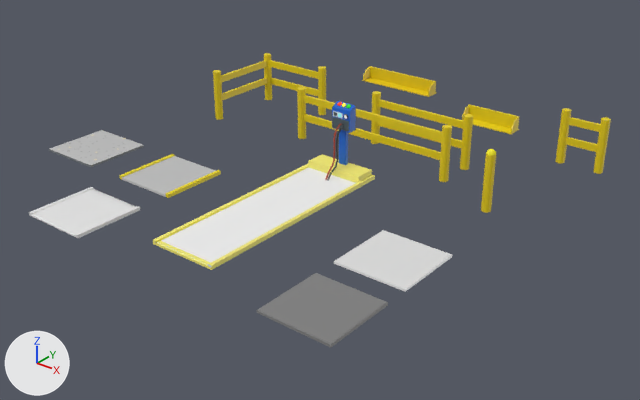
Two versions of the Blender file Assets/_Project/Models/BlenderFiles/PROPS/Barriers_Floors_Compilation.blend, one commit apart.
Before and after are seen from a 50 mm camera at (9.29, -10.12, 6.85) aimed at (-0.22, 1.76, -0.52). The axes (+X, +Y, +Z) are drawn at lower left. The lights are the same throughout. The older version comes first.

The scene before the commit, as lines of its bpy script (objects in view):
```python
ob_barrier2sq = bpy.data.objects.new('Barrier2sq', me_cylinder_002)
ob_barrier2sq.location = (0.0, 3.75, 0.0)
ob_barriercone = bpy.data.objects.new('BarrierCone', me_cylinder_009)
ob_barriercone.location = (2.94, 2.4, 0.0)
ob_floortile = bpy.data.objects.new('FloorTile', me_cube_013)
ob_floortile.location = (0.0, 0.0, 0.0)
ob_mhe_charger = bpy.data.objects.new('MHE_Charger', me_cube)
ob_mhe_charger.location = (0.0, 0.0, 0.0)
ob_mhe_charger.rotation_euler = (1.571, 0.0, 0.0)  # degrees (90, 0, 0)
ob_mhe_lane = bpy.data.objects.new('MHE_Lane', me_cube_016)
ob_mhe_lane.location = (0.0, 0.0, 0.0)
ob_pedestrian_lane = bpy.data.objects.new('Pedestrian_Lane', me_cube_002)
ob_pedestrian_lane.location = (-2.42, -1.96, 0.0)
ob_stagelanetile = bpy.data.objects.new('StageLaneTile', me_cube_001)
ob_stagelanetile.location = (-2.4, 0.0, 0.0)
ob_yardtile = bpy.data.objects.new('YardTile', me_cube_004)
ob_yardtile.location = (2.66, -1.77, 0.0)
# also in view: 'BarrierCorner' at (-3.04, 3.57, 0.53); 'BarrierLow1sq' at (1.43, 5.21, 0.49); 'Barrier3sq' at (0.0, 3.02, 0.53); 'Barrier1sq' at (3.41, 5.18, 0.53); 'BarrierLow2sq' at (-1.79, 6.7, 0.25)
```
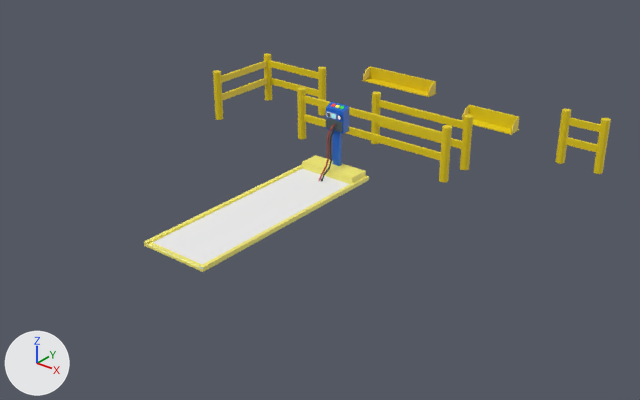
Where the change shows, as pixel boxes (x1, y1, x2, y2) in the pictures (640 x 400 px):
'MHE_Charger', moved
    before: (153, 101, 375, 270)
    after: (144, 102, 369, 272)
'YardTile', hidden
    before: (256, 273, 388, 348)
'FloorTile', hidden
    before: (334, 230, 453, 292)
'Pedestrian_Lane', hidden
    before: (29, 187, 140, 238)
'StageLaneTile', hidden
    before: (119, 154, 221, 198)
'MHE_Lane', hidden
    before: (49, 130, 144, 167)
'BarrierCone', hidden (yellow)
    before: (481, 149, 496, 213)
'Charging', turned
    before: (342, 103, 346, 107)
    after: (335, 105, 340, 108)
'FullCharge', turned (not visible afterwards)
    before: (346, 104, 351, 108)
'DeadBattery', turned (not visible afterwards)
    before: (337, 102, 342, 106)

Patch to the scene script:
```diff
--- a/Assets/_Project/Models/BlenderFiles/PROPS/Barriers_Floors_Compilation.blend.py
+++ b/Assets/_Project/Models/BlenderFiles/PROPS/Barriers_Floors_Compilation.blend.py
@@ me_cube @@
 # used by ob_mhe_charger; location = (0.0, 0.0, 0.0); rotation_euler = (1.571, 0.0, 0.0), in degrees (90, 0, 0)
-me_cube.from_pydata(...)  # 410 vertices, 359 faces; spans x -0.66..0.66, y -0.06..1.33, z -2.3..1.98
+me_cube.from_pydata(...)  # 410 vertices, 359 faces; spans x -0.69..0.63, y -2.14..2.15, z -0.03..1.35
+# me_cube part 1: the whole mesh is turned 90 degrees about the x axis through its middle, then moved by (-0.03, -0.63, 0.82)
 me_cube.materials.append(mat_lowpoly)
@@ ob_barriercone @@
 ob_barriercone.location = (2.94, 2.4, 0.0)
+ob_barriercone.hide_set(True)
@@ ob_pedestrian_lane @@
 ob_pedestrian_lane.location = (-2.42, -1.96, 0.0)
+ob_pedestrian_lane.hide_set(True)
@@ ob_stagelanetile @@
 ob_stagelanetile.location = (-2.4, 0.0, 0.0)
+ob_stagelanetile.hide_set(True)
@@ ob_yardtile @@
 ob_yardtile.location = (2.66, -1.77, 0.0)
+ob_yardtile.hide_set(True)
@@ ob_mhe_charger @@
 ob_mhe_charger.location = (0.0, 0.0, 0.0)
-ob_mhe_charger.rotation_euler = (1.571, 0.0, 0.0)  # degrees (90, 0, 0)
@@ ob_floortile @@
 ob_floortile.location = (0.0, 0.0, 0.0)
+ob_floortile.hide_set(True)
@@ ob_mhe_lane @@
 ob_mhe_lane.location = (0.0, 0.0, 0.0)
+ob_mhe_lane.hide_set(True)
```
